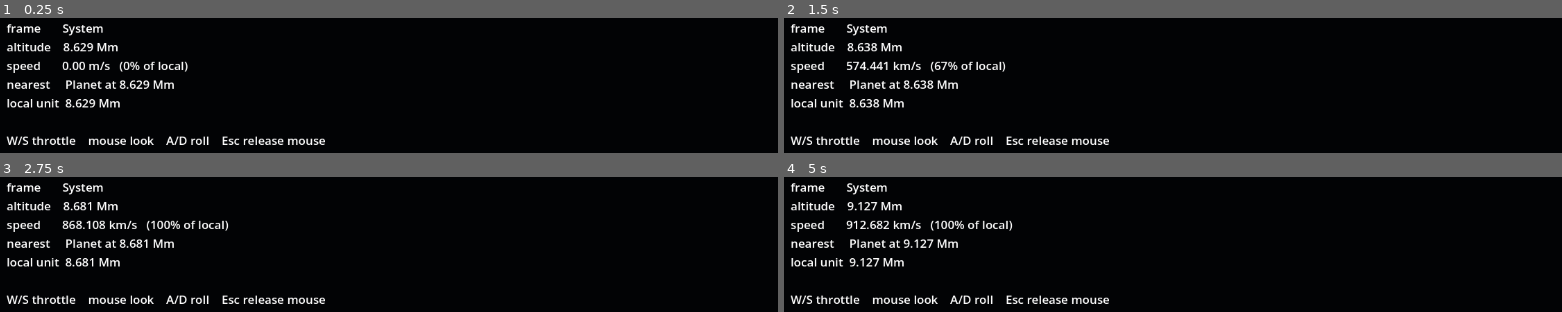
Above: before the commit, frames 1-4 (two rows, left to right).
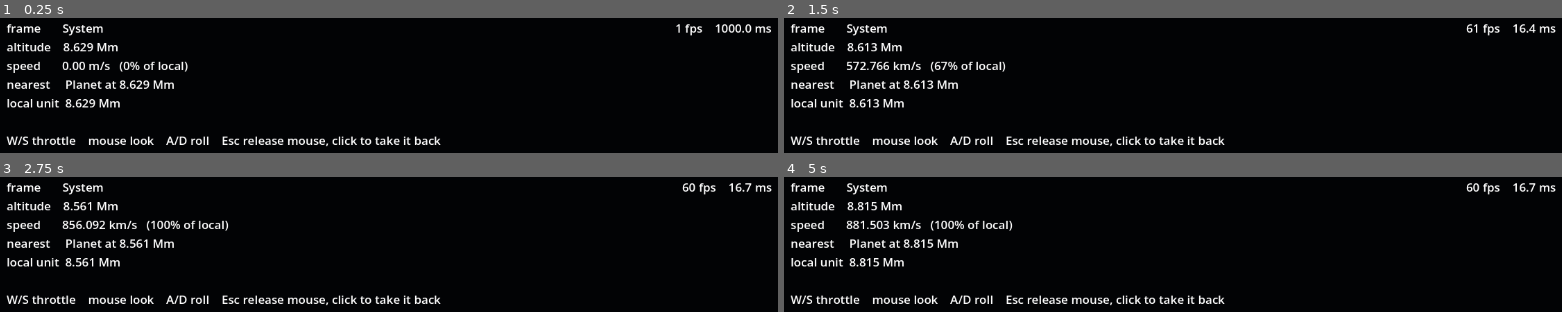
Above: after the commit, the same moments.

Repository: evertvorster/SpaceSim
Game: Godot game, scene res://demo/space_to_surface.tscn
Same seed, same stepped clock (60 frames per second), same inputs: the game is played once before the commit and once after it.
Inputs (mouse positions are in pixels of both pictures, inside the frame that each line leads up to):
- Up to frame 1 (0.25 s): no input
- Up to frame 2 (1.5 s): tap Enter at 0.5 s; move the mouse to (outside the picture) at 0.52 s; hold W from 0.53 s (still down); click (outside the picture) at 0.67 s; move the mouse to (outside the picture) at 1.27 s; click (outside the picture) at 1.42 s
- Up to frame 3 (2.75 s): keep holding W; move the mouse to (outside the picture) at 2.02 s; click (outside the picture) at 2.17 s
- Up to frame 4 (5 s): move the mouse to (outside the picture) at 2.77 s; click (outside the picture) at 2.92 s; move the mouse to (outside the picture) at 3.52 s; click (outside the picture) at 3.67 s; tap Escape at 4.15 s; move the mouse to (outside the picture) at 4.27 s; release W at 4.28 s; hold A from 4.28 s (still down); click (outside the picture) at 4.42 s

The runs differ from the first frame. In frame 1, 0.9% of the frame differs, in the area x 41-100%, y 4-96%; in frame 2, 1.2%; in frame 3, 1.2%; in frame 4, 1.5%, in the area x 7-100%, y 4-96%.

Commit message:
Demo: click to recapture the mouse, and a frame-rate readout
Esc releases the mouse but there was no way back to mouse look. A left click now
takes it back.

Capturing warps the cursor, and the first motion event after that reports the
warp as a large relative delta, so the ship would spin on every recapture -
that event is dropped.

Adds a frame rate / frame time readout in the top right, for seeing what a change
costs while tuning something else.

Diff:
--- a/demo/space_to_surface.gd
+++ b/demo/space_to_surface.gd
@@ -21,19 +21,47 @@
 var _world := {}
 var _look := Vector2.ZERO
 var _hud: Label
+var _fps: Label
+var _skip_next_motion := false
 
 
 func _ready() -> void:
 	_world = ScaleWorld.new().build(self)
 	_build_hud()
+	_capture_mouse()
+
+
+func _unhandled_input(event: InputEvent) -> void:
+	if event is InputEventMouseMotion:
+		if Input.mouse_mode != Input.MOUSE_MODE_CAPTURED:
+			return
+		# Capturing warps the cursor, and the first motion after that reports the warp as a
+		# huge relative delta. Drop it, or the ship spins on every recapture.
+		if _skip_next_motion:
+			_skip_next_motion = false
+			return
+		_look += event.relative
+	elif event is InputEventMouseButton and event.pressed and event.button_index == MOUSE_BUTTON_LEFT:
+		_capture_mouse()
+	elif event is InputEventKey and event.pressed and event.keycode == KEY_ESCAPE:
+		Input.set_mouse_mode(Input.MOUSE_MODE_VISIBLE)
+
+
+## Click to take the mouse back after Esc released it.
+func _capture_mouse() -> void:
+	if Input.mouse_mode == Input.MOUSE_MODE_CAPTURED:
+		return
+	_look = Vector2.ZERO
+	_skip_next_motion = true
 	Input.set_mouse_mode(Input.MOUSE_MODE_CAPTURED)
 
 
-func _unhandled_input(event: InputEvent) -> void:
-	if event is InputEventMouseMotion and Input.mouse_mode == Input.MOUSE_MODE_CAPTURED:
-		_look += event.relative
-	elif event is InputEventKey and event.pressed and event.keycode == KEY_ESCAPE:
-		Input.set_mouse_mode(Input.MOUSE_MODE_VISIBLE)
+func _process(_delta: float) -> void:
+	var frames := Engine.get_frames_per_second()
+	if frames <= 0:
+		_fps.text = "-- fps"
+		return
+	_fps.text = "%d fps    %.1f ms" % [frames, 1000.0 / float(frames)]
 
 
 func _physics_process(delta: float) -> void:
@@ -94,12 +122,27 @@
 	var layer := CanvasLayer.new()
 	layer.name = "HUD"
 	add_child(layer)
+
 	var label := Label.new()
 	label.name = "Readout"
 	label.position = Vector2(24.0, 18.0)
 	label.add_theme_font_size_override("font_size", 17)
 	layer.add_child(label)
 	_hud = label
+
+	# Top right, so a frame-rate change while tuning something else is visible at a glance.
+	var fps := Label.new()
+	fps.name = "FrameRate"
+	fps.anchor_left = 1.0
+	fps.anchor_right = 1.0
+	fps.offset_left = -220.0
+	fps.offset_right = -24.0
+	fps.offset_top = 18.0
+	fps.offset_bottom = 46.0
+	fps.horizontal_alignment = HORIZONTAL_ALIGNMENT_RIGHT
+	fps.add_theme_font_size_override("font_size", 17)
+	layer.add_child(fps)
+	_fps = fps
 
 
 ## The limit is shown alongside the speed, not instead of it: a limit the player cannot
@@ -121,7 +164,7 @@
 				"nearest     %s at %s" % [ship.nearest_name, _distance(ship.nearest_distance)],
 				"local unit  %s" % _distance(length),
 				"",
-				"W/S throttle    mouse look    A/D roll    Esc release mouse",
+				"W/S throttle    mouse look    A/D roll    Esc release mouse, click to take it back",
 			]
 		)
 	)
